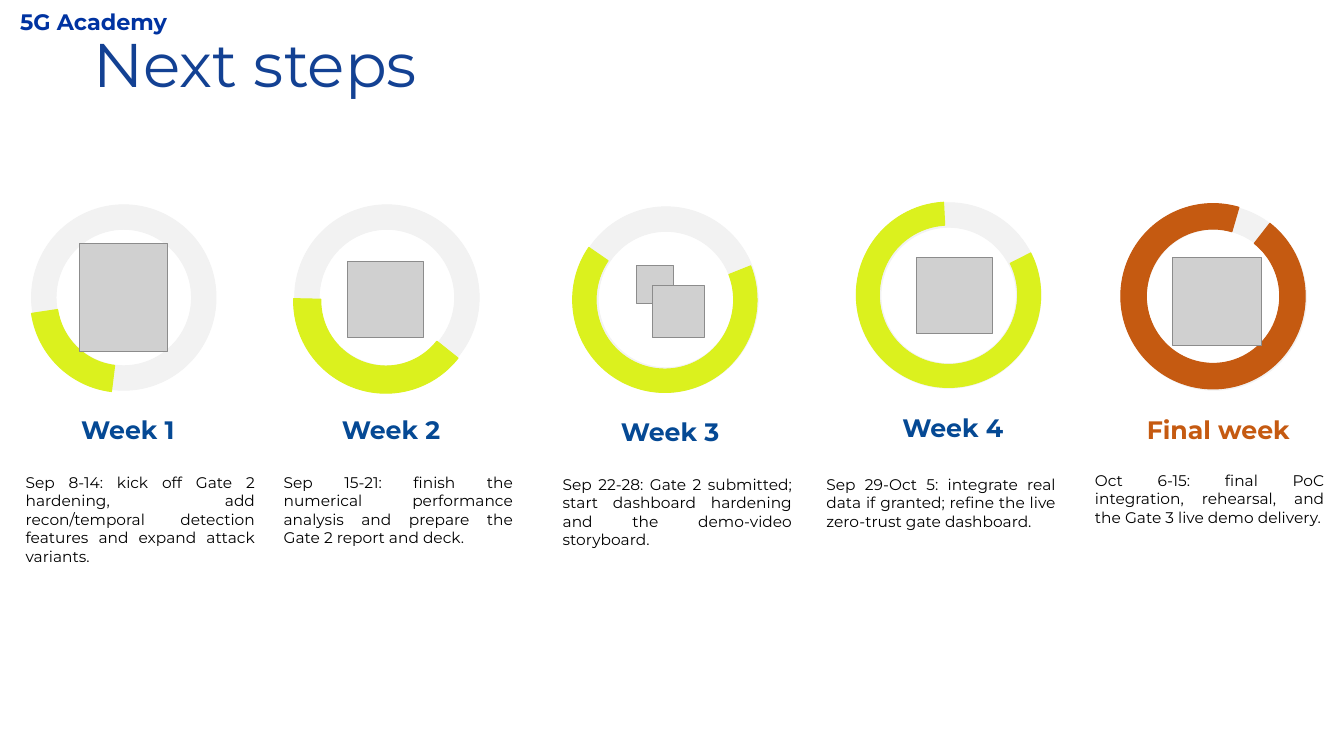
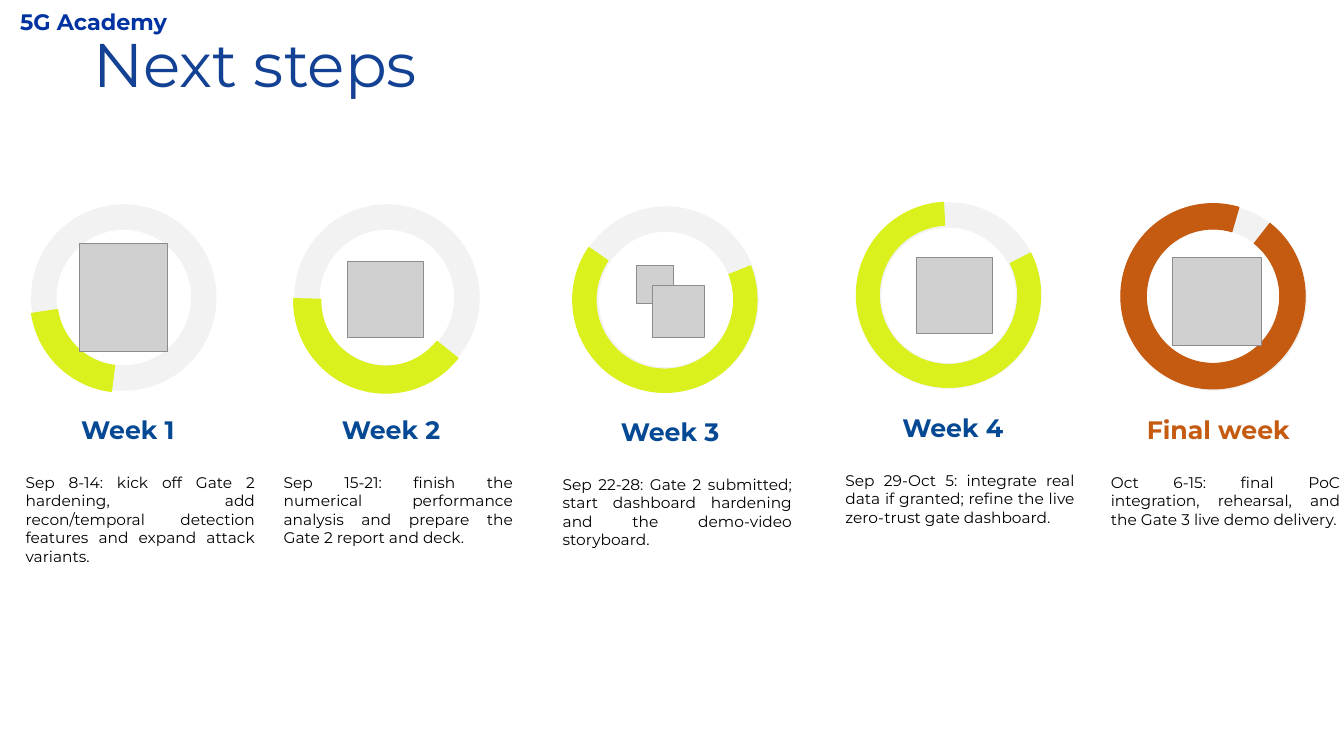
Before and after one commit to fauzan111/AEGIS, a slide deck: slide 16 of slides/AEGIS_Gate1_Official.pptx (slide 15 before the commit). Drawn at 1344x756 pixels with LibreOffice and Linux fonts; fonts in the diff are those of the drawing; grey boxes stand for pictures; background and template pictures are left out. Boxes give left, top, right and bottom in pixels: in the first picture for what was removed or moved away, otherwise in the second. Text is boxed around its words. In the diff, an @@ line names an element or a change of style, - is before the commit and + after.

```diff
--- a/slides/AEGIS_Gate1_Official.pptx
+++ b/slides/AEGIS_Gate1_Official.pptx
@@ text "Sep 29-Oct 5: integrate real ...": place and size @@
-text "Sep 29-Oct 5: integrate real ..." at <box>826,478,1056,530</box>
+text "Sep 29-Oct 5: integrate real ..." at <box>845,474,1075,526</box>
@@ text "Oct 6-15: final PoC integration, ...": place and size @@
-text "Oct 6-15: final PoC integration, ..." at <box>1095,474,1325,526</box>
+text "Oct 6-15: final PoC integration, ..." at <box>1111,476,1340,528</box>
```
Also in this commit, not shown: 13 other slides changed, 1 slide added, 3 other files.
